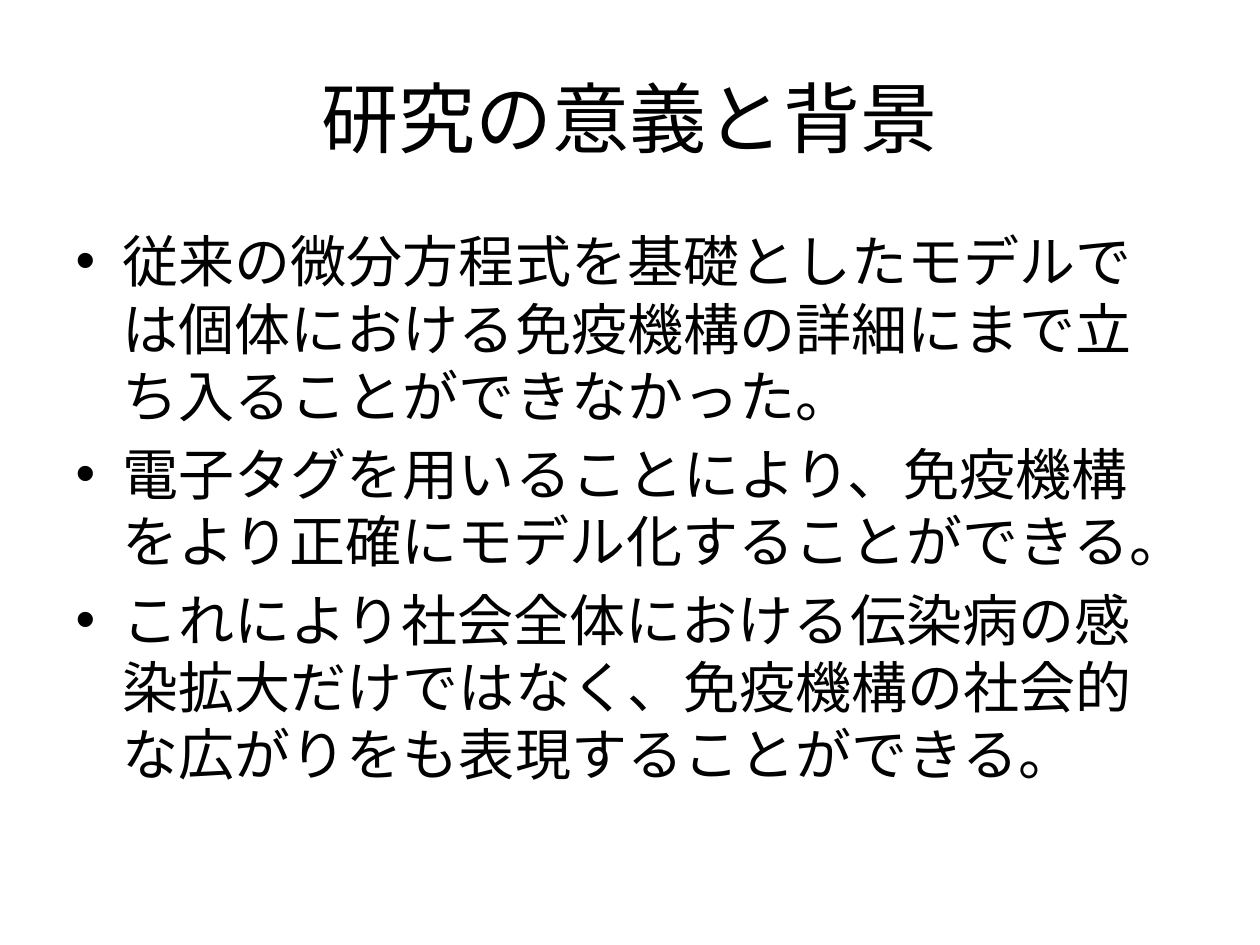
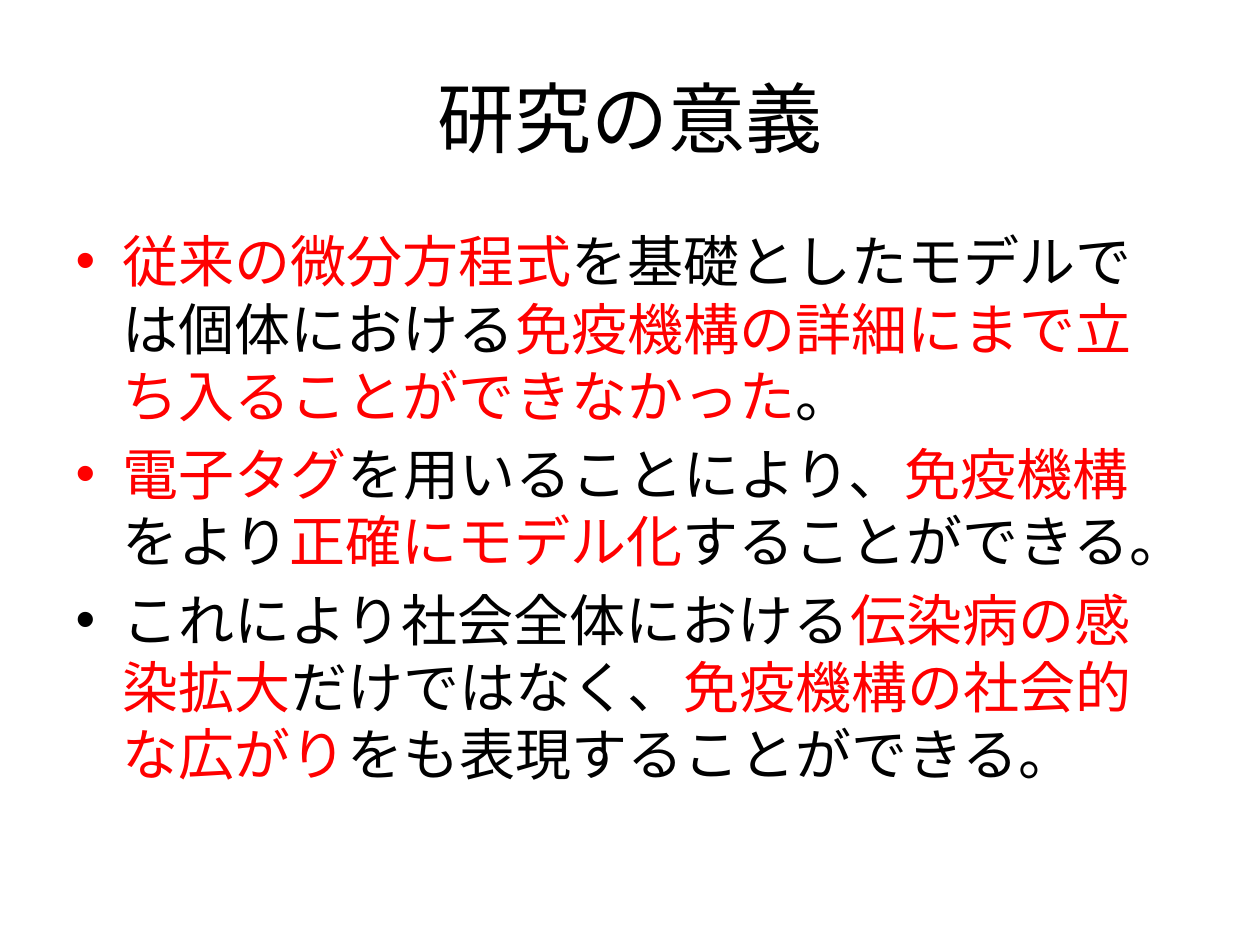
Before and after one commit to nkud/Research-BB, a slide deck: slide 4 of ppt/卒業研究.pptx. Drawn at 1260x945 pixels with LibreOffice and Linux fonts; fonts in the diff are those of the drawing. Boxes give left, top, right and bottom in pixels: in the first picture for what was removed or moved away, otherwise in the second. Text is boxed around its words. In the diff, an @@ line names an element or a change of style, - is before the commit and + after.

```diff
--- a/ppt/卒業研究.pptx
+++ b/ppt/卒業研究.pptx
@@ title at bbox=[437, 82, 822, 154]: text changed @@
-研究の意義と背景
+研究の意義
@@ text "従来の微分方程式を基礎としたモデルでは個体における免疫機構の詳細にまで立ち入ることができなかった。" at bbox=[123, 234, 1186, 780]: text colour #000000 to #FF0000 in "従来の微分方程式を基礎としたモデルでは個体における免疫機構の詳細にまで立ち入ることができなかった。", "電子タグを用いることにより、免疫機構をより正確にモデル化することができる。", "これにより社会全体における伝染病の感染拡大だけではなく、免疫機構の社会的な広がりをも表現することができる。" @@
```
Also in this commit, not shown: 5 other slides changed, 5 slides added, 1 slide removed.
